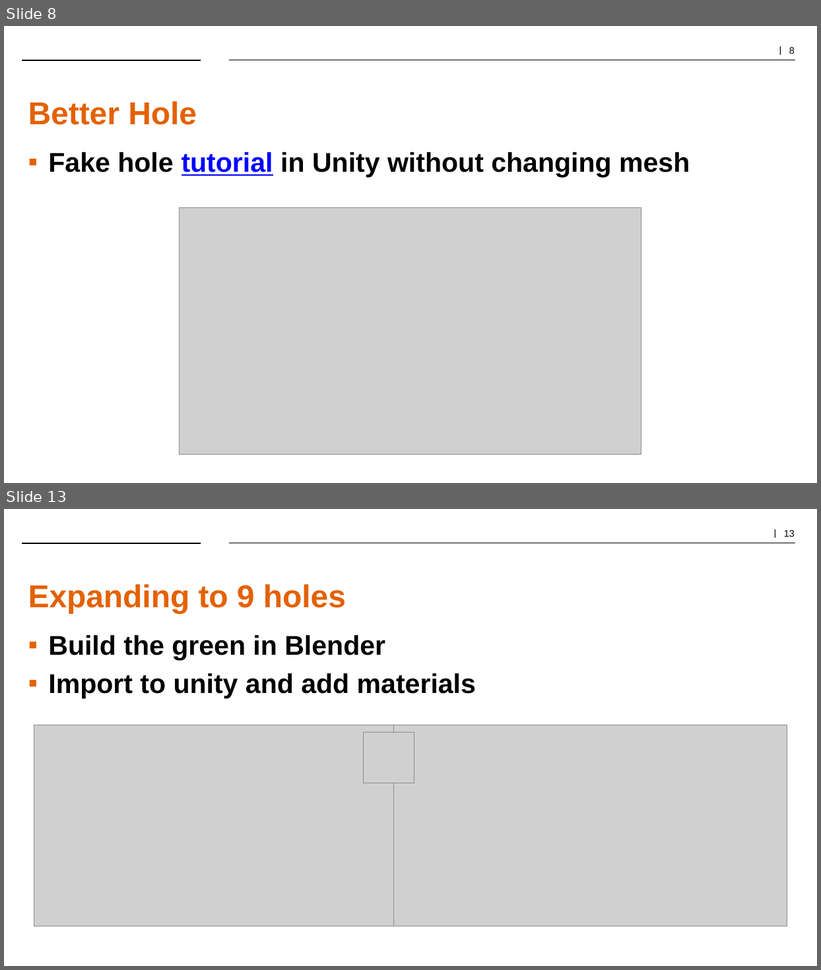
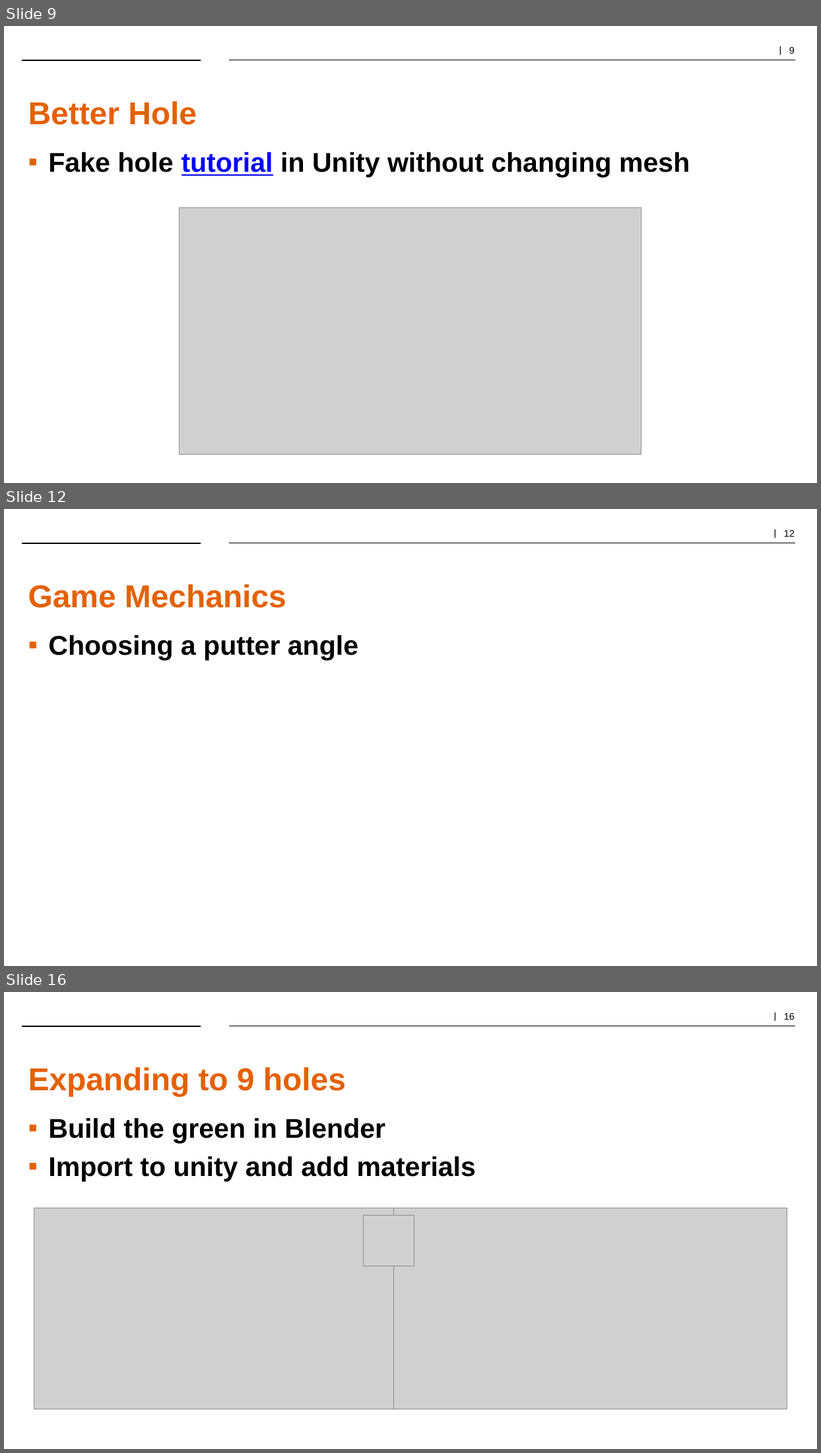
Before and after one commit to jmgregor/IMGS-624, a slide deck: PuttPuttGolfPresentation.pptx. Shown one above the other, each under a label of ours: slides 8 and 13 before the commit, slides 9, 12 and 16 after it; the slides between them are not shown. The pictures are 821x970 and 821x1453 pixels, drawn with LibreOffice and Linux fonts; fonts in the diff are those of the drawing; grey boxes stand for pictures; background and template pictures are left out. Boxes give left, top, right and bottom in pixels: in the first picture for what was removed or moved away, otherwise in the second. Text is boxed around its words. In the diff, an @@ line names an element or a change of style, - is before the commit and + after.

Commit message:
Game Mechanics

```diff
--- a/PuttPuttGolfPresentation.pptx
+++ b/PuttPuttGolfPresentation.pptx
@@ slide 12 added at box(4, 509, 817, 966), background #FFFFFF; not listed: 3 template elements that a slide beside it also shows @@
@@ text added at box(28, 584, 286, 608), 37.3 pt, text #E46102, bold @@
+Game Mechanics
@@ text added at box(48, 635, 358, 661), 32 pt, text #000000, bold @@
+▪ Choosing a putter angle
@@ what was slide 8 is now slide 9 @@
@@ what was slide 13 is now slide 16 @@
@@ page number at box(784, 1013, 795, 1020): text changed @@
-| 13
+| 16
```
Also in this commit, not shown: 1 slide changed, 6 other slides added, 3 slides removed, 16 other files.
